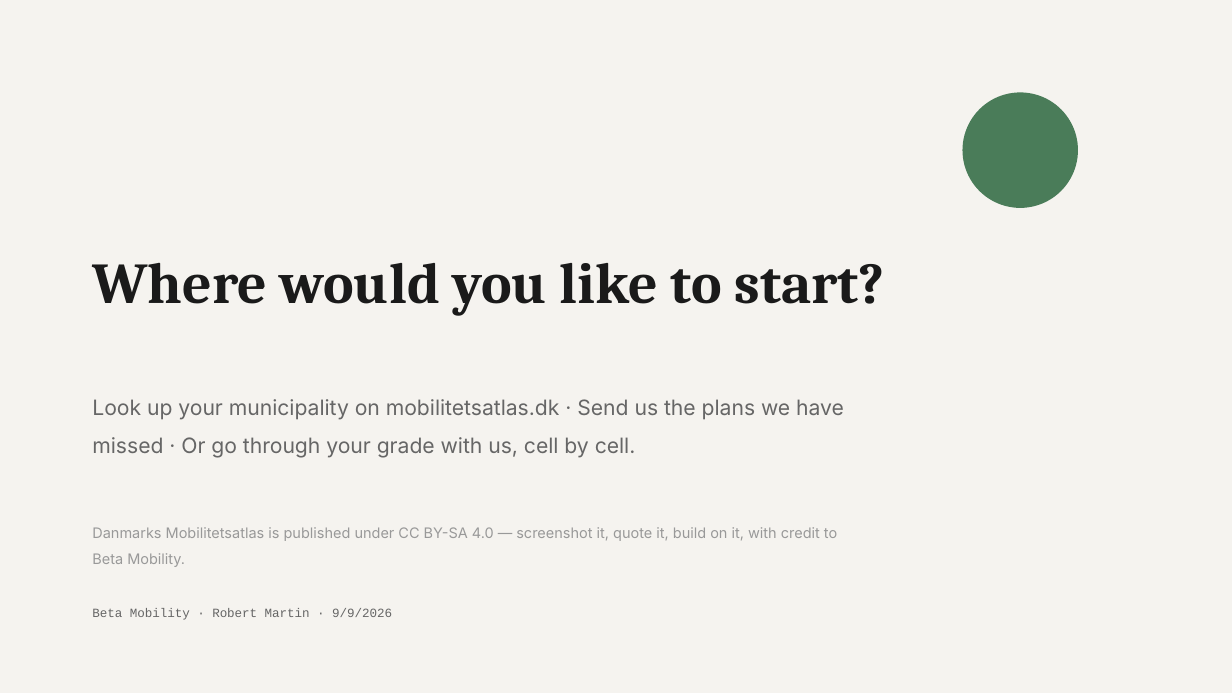
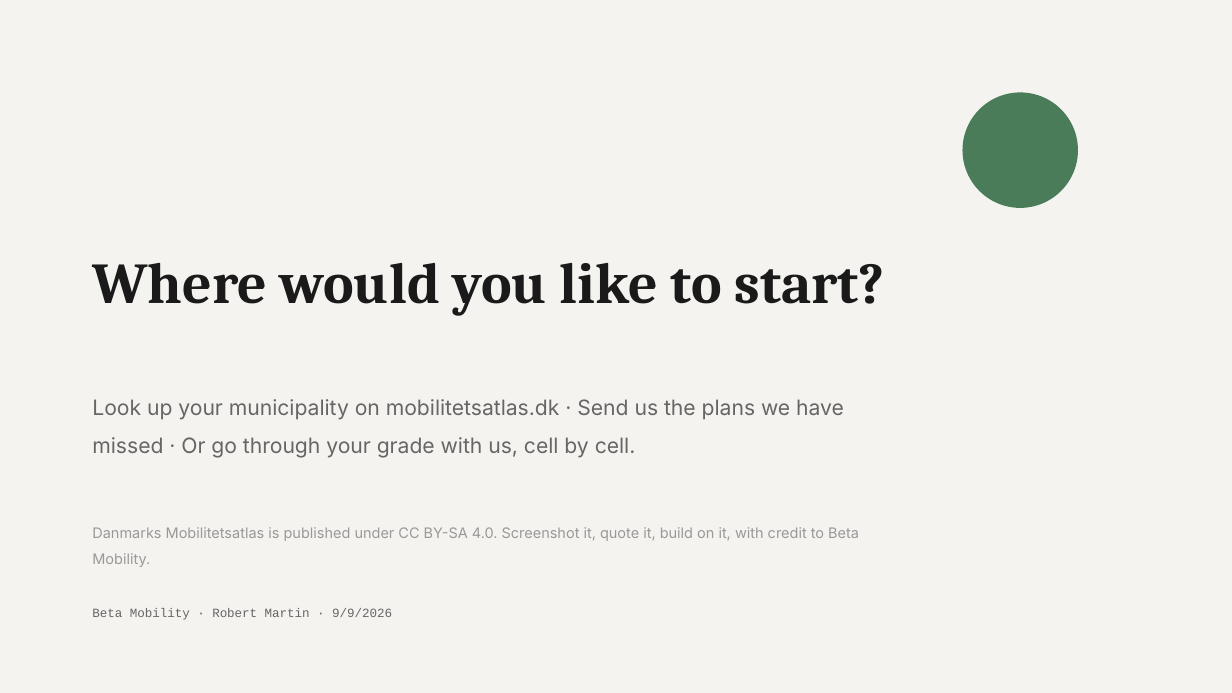
Before and after one commit to betamobility/slides, a slide deck: slide 18 of decks/mobilitetsatlas-intro/Mobilitetsatlas-introduktion.pptx. Drawn at 1232x693 pixels with LibreOffice and Linux fonts; fonts in the diff are those of the drawing. Boxes give left, top, right and bottom in pixels: in the first picture for what was removed or moved away, otherwise in the second. Text is boxed around its words. In the diff, an @@ line names an element or a change of style, - is before the commit and + after.

```diff
--- a/decks/mobilitetsatlas-intro/Mobilitetsatlas-introduktion.pptx
+++ b/decks/mobilitetsatlas-intro/Mobilitetsatlas-introduktion.pptx
@@ text at <box>92,527,859,567</box>: text changed @@
-Danmarks Mobilitetsatlas is published under CC BY-SA 4.0 — screenshot it, quote it, build on it, with credit to Beta Mobility.
+Danmarks Mobilitetsatlas is published under CC BY-SA 4.0. Screenshot it, quote it, build on it, with credit to Beta Mobility.
```
Also in this commit, not shown: 11 other slides changed, 2 other files.
